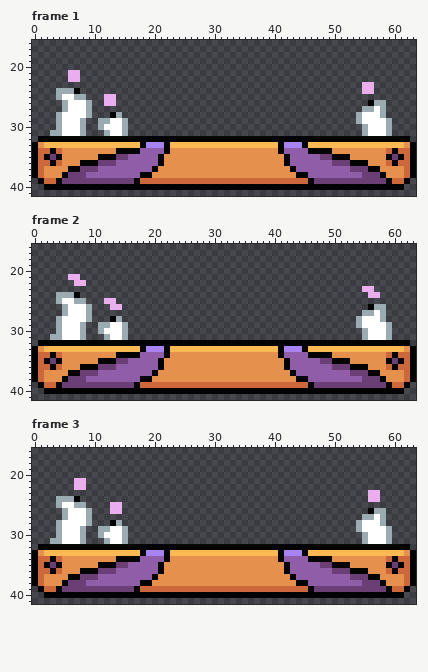
A pixel-art file gets an edit: graphics/falling_platform_wide.aseprite. That is the earlier state.
64x64 pixels, 8 frames. Shown: frame 1: x 0..63, y 16..41; frame 2: x 0..63, y 16..41; frame 3: x 0..63, y 16..41. The commit also changed other frames, which this record leaves out.
New version:
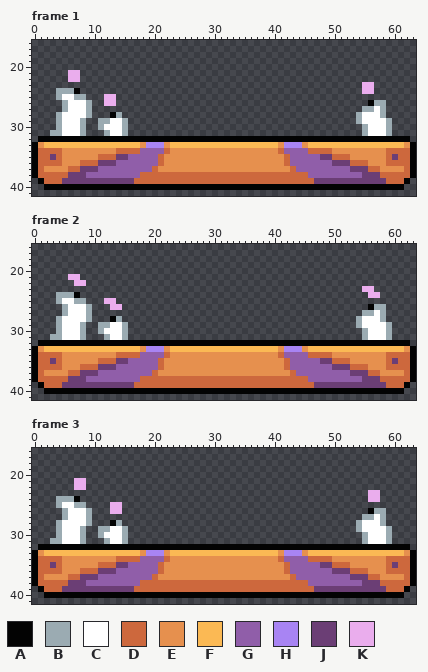
Palette (. is transparent): A #030303  B #9babb2  C #ffffff  D #cd683d  E #e6904e  F #fbb954  G #905ea9  H #a884f3  J #6b3e75  K #eaaded
Diff:
--- frame 1
@@ x 0..63 @@
 32 .AAAAAAAAAAAAAAAAAAAAAAAAAAAAAAAAAAAAAAAAAAAAAAAAAAAAAAAAAAAAAA.
-33 AEFFFFFFFFFFFFFFFFAHHHAFFFFFFFFFFFFFFFFFFAHHHAFFFFFFFFFFFFFFFFEA
-34 ADDADEEEEEEEEEAAAAGGGGAEEEEEEEEEEEEEEEEEEAGGGGAAAAEEEEEEEEEDADDA
-35 ADAJAEEEEEEAAAJJGGGGGAEEEEEEEEEEEEEEEEEEEEAGGGGGJJAAAEEEEEEAJADA
-36 ADDADEEEAAAJJJGGGGGGGAEEEEEEEEEEEEEEEEEEEEAGGGGGGGJJJAAAEEEDADDA
-37 ADEEEEAAJJJGGGGGGGGGAEEEEEEEEEEEEEEEEEEEEEEAGGGGGGGGGJJJAAEEEEDA
-38 ADEEEAJJJGGGGGGGGGAAEEEEEEEEEEEEEEEEEEEEEEEEAAGGGGGGGGGJJJAEEEDA
-39 .ADDAJJJJJJJJJJJJADDDDDDDDDDDDDDDDDDDDDDDDDDDDAJJJJJJJJJJJJADDA.
+33 AEFFFFFFFFFFFFFFFFEHHHEFFFFFFFFFFFFFFFFFFEHHHEFFFFFFFFFFFFFFFFEA
+34 ADDDDEEEEEEEEEDDDDGGGGDEEEEEEEEEEEEEEEEEEDGGGGDDDDEEEEEEEEEDDDDA
+35 ADDJDEEEEEEDDDJJGGGGGDEEEEEEEEEEEEEEEEEEEEDGGGGGJJDDDEEEEEEDJDDA
+36 ADDDDEEEDDDJJJGGGGGGGDEEEEEEEEEEEEEEEEEEEEDGGGGGGGJJJDDDEEEDDDDA
+37 ADEEEEDDJJJGGGGGGGGGDEEEEEEEEEEEEEEEEEEEEEEDGGGGGGGGGJJJDDEEEEDA
+38 ADDDDDJJJGGGGGGGGGDDDDDDDDDDDDDDDDDDDDDDDDDDDDGGGGGGGGGJJJDDDDDA
+39 .ADDDJJJJJJJJJJJJDDDDDDDDDDDDDDDDDDDDDDDDDDDDDDJJJJJJJJJJJJDDDA.
 40 ..AAAAAAAAAAAAAAAAAAAAAAAAAAAAAAAAAAAAAAAAAAAAAAAAAAAAAAAAAAAA..
--- frame 2: the same change as frame 1
--- frame 3: the same change as frame 1
Changed places in both pictures, as pixel boxes (x1, y1, x2, y2):
changed: (44, 142, 404, 184)
changed: (44, 346, 404, 388)
changed: (44, 550, 404, 592)
